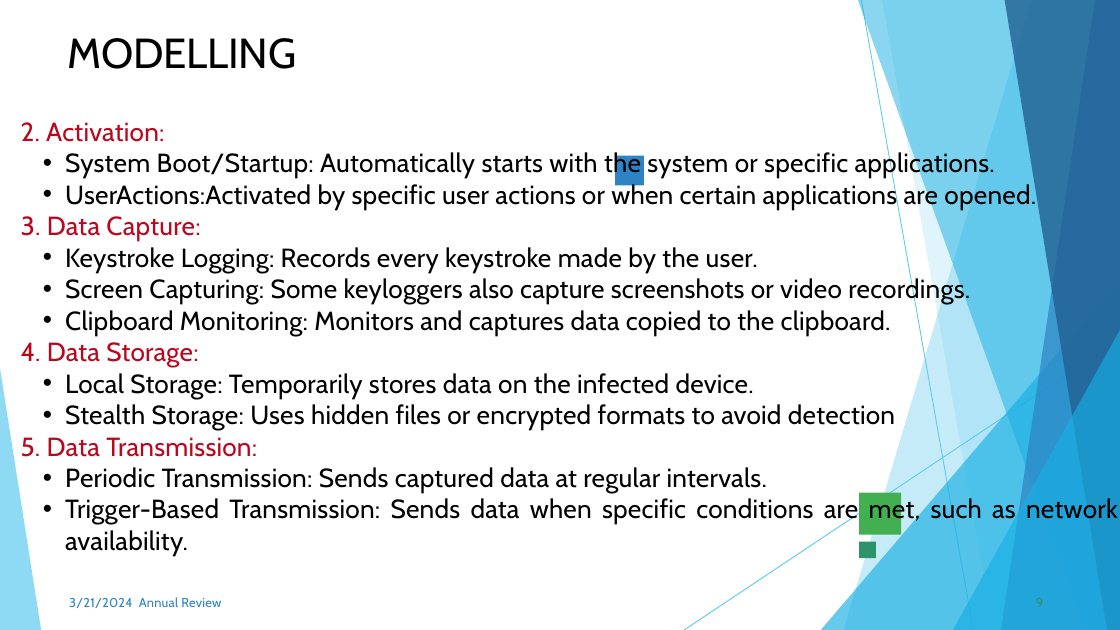
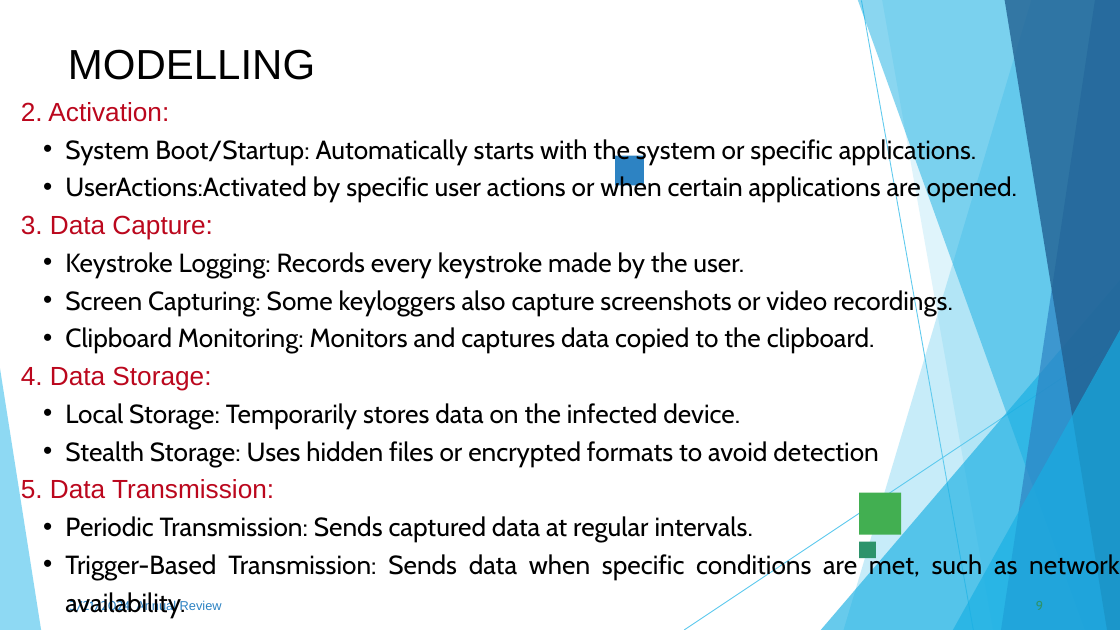
Before and after one commit to aishu-v1717/keylogger, a slide deck: slide 12 of AISH PROJECTs.pptx.pptx. Drawn at 1120x630 pixels with LibreOffice and Linux fonts; fonts in the diff are those of the drawing; background and template pictures are left out. Boxes give left, top, right and bottom in pixels: in the first picture for what was removed or moved away, otherwise in the second. Text is boxed around its words. In the diff, an @@ line names an element or a change of style, - is before the commit and + after.

```diff
--- a/AISH PROJECTs.pptx.pptx
+++ b/AISH PROJECTs.pptx.pptx
@@ text "MODELLING" at box(68, 49, 315, 80): font Cabin to Arial, letter spacing -0.3 to 0 pt; line spacing 64.8pt to 1.2 @@
@@ freeform shape at box(843, 0, 1120, 630): fill #5FCAEE at 36% opacity to #5FCAEE at 35% opacity @@
@@ text "2. Activation:": place and size @@
-text "2. Activation:" at box(21, 122, 1118, 556)
+text "2. Activation:" at box(21, 102, 1119, 618)
@@ text "2. Activation:" at box(21, 102, 1119, 618): font Cabin to Arial in "2. Activation:", "3. Data Capture:", "4. Data Storage:", "5. Data Transmission:"; letter spacing 0.3 to 0 pt; line spacing 40.4pt to 1.2 @@
@@ text "3/21/2024 Annual Review" at box(69, 599, 222, 614): font Cabin to Arial in "Annual Review"; letter spacing 0.3 to 0 pt; line spacing 19.1pt to 1.16 @@
@@ text "9" at box(1036, 601, 1043, 610): letter spacing 0.1 to 0 pt; line spacing 19.8pt to 1.2 @@
```
Also in this commit, not shown: 16 other slides changed.
